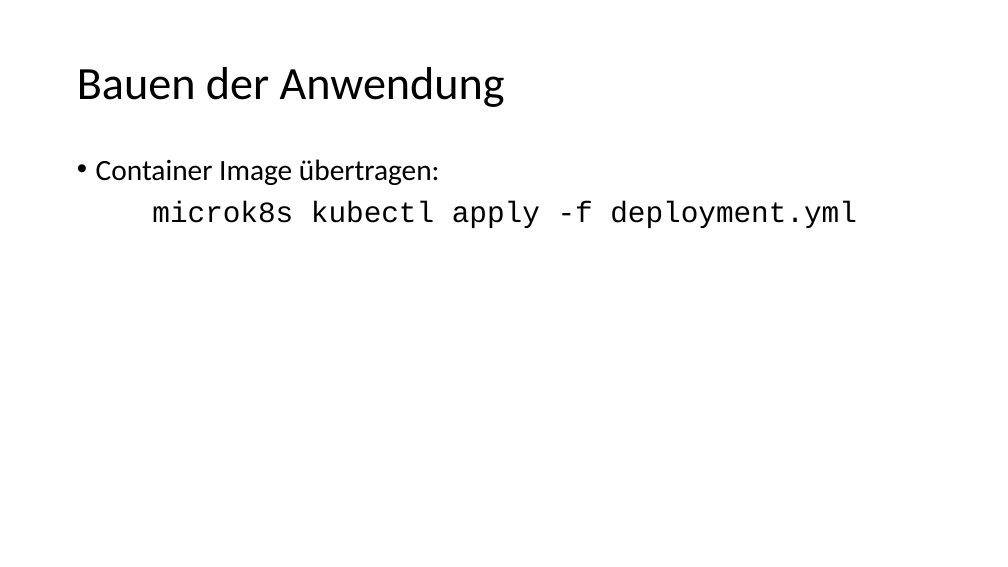
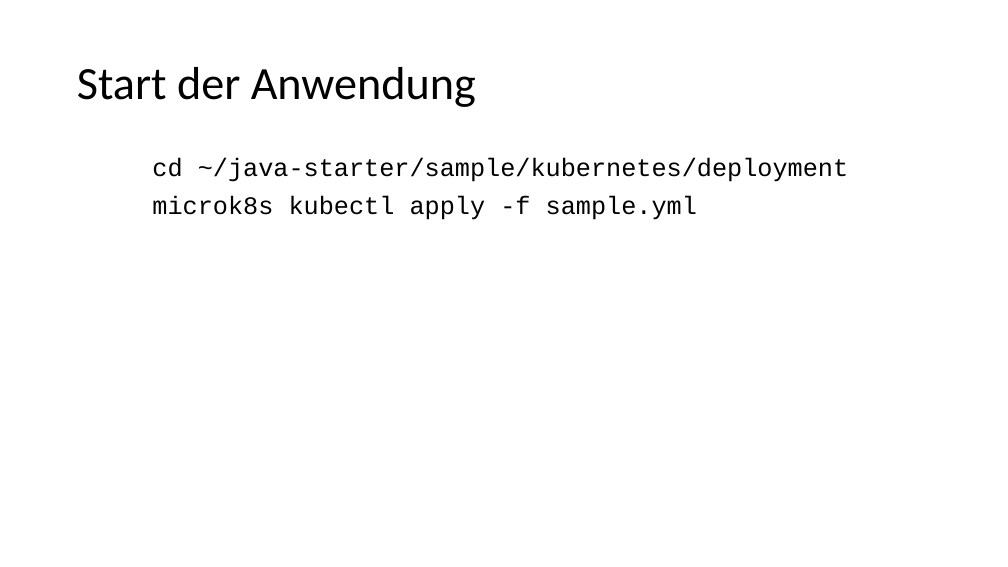
Before and after one commit to igeldo/PR4-SoSe23, a slide deck: slide 7 of sample/kubernetes/Bring your own device - Teil 2.pptx. Drawn at 1008x567 pixels with LibreOffice and Linux fonts; fonts in the diff are those of the drawing. Boxes give left, top, right and bottom in pixels: in the first picture for what was removed or moved away, otherwise in the second. Text is boxed around its words. In the diff, an @@ line names an element or a change of style, - is before the commit and + after.

```diff
--- a/sample/kubernetes/Bring your own device - Teil 2.pptx
+++ b/sample/kubernetes/Bring your own device - Teil 2.pptx
@@ title at [77,67,476,107]: text changed @@
-Bauen der Anwendung
+Start der Anwendung
@@ text at [152,158,848,220]: text changed; size 28 to 24 pt @@
-• Container Image übertragen:
-microk8s kubectl apply -f deployment.yml
+cd ~/java-starter/sample/kubernetes/deployment
+microk8s kubectl apply -f sample.yml
```
Also in this commit, not shown: 4 other slides changed, 1 slide added, 1 slide removed, 2 other files.
